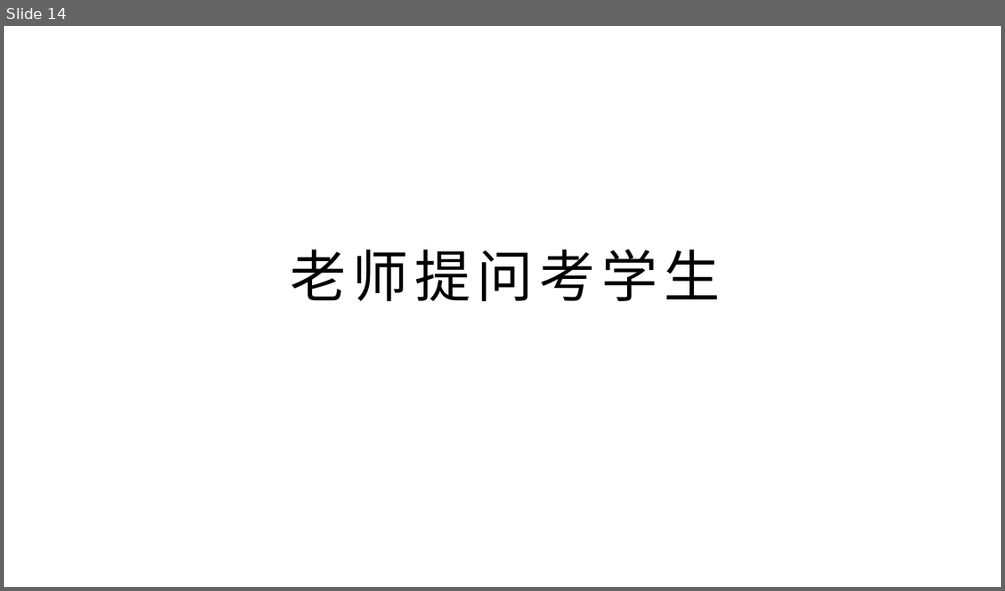
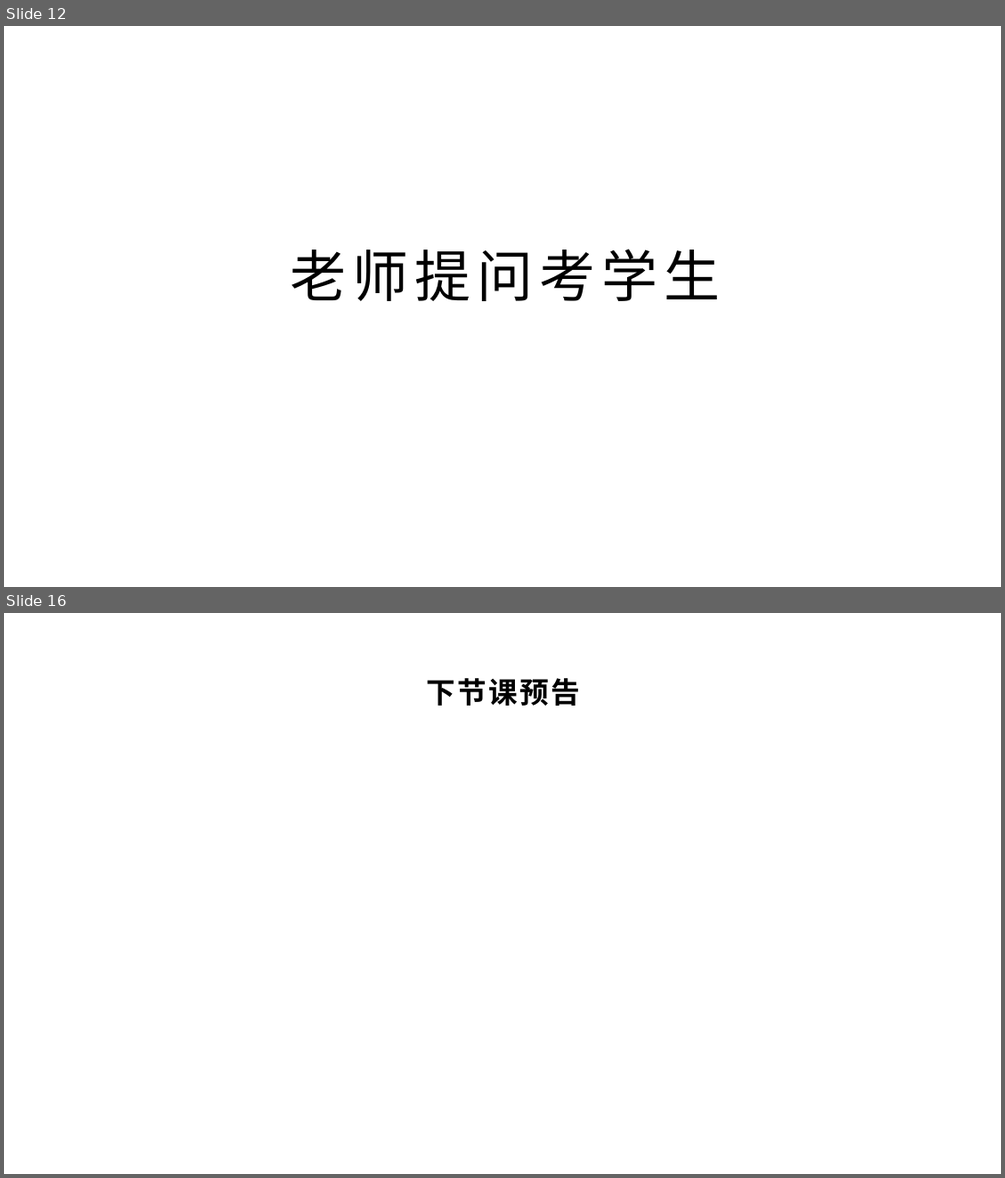
Before and after one commit to yyc-git/ModernGameEngineDesignEdu, a slide deck: 模板.pptx. Shown one above the other, each under a label of ours: slide 14 before the commit, slides 12 and 16 after it; the slides between them are not shown. The pictures are 1005x591 and 1005x1178 pixels, drawn with LibreOffice and Linux fonts; fonts in the diff are those of the drawing; background and template pictures are left out. Boxes give left, top, right and bottom in pixels: in the first picture for what was removed or moved away, otherwise in the second. Text is boxed around its words. In the diff, an @@ line names an element or a change of style, - is before the commit and + after.

```diff
--- a/模板.pptx
+++ b/模板.pptx
@@ slide 16 added at bbox=[4, 613, 1001, 1174], background picture (left out) @@
@@ title added at bbox=[427, 678, 580, 706], 28 pt, text #000000, bold @@
+下节课预告
@@ what was slide 14 is now slide 12 @@
```
Also in this commit, not shown: 7 other slides changed, 8 other slides added, 7 slides removed, 5 other files.
